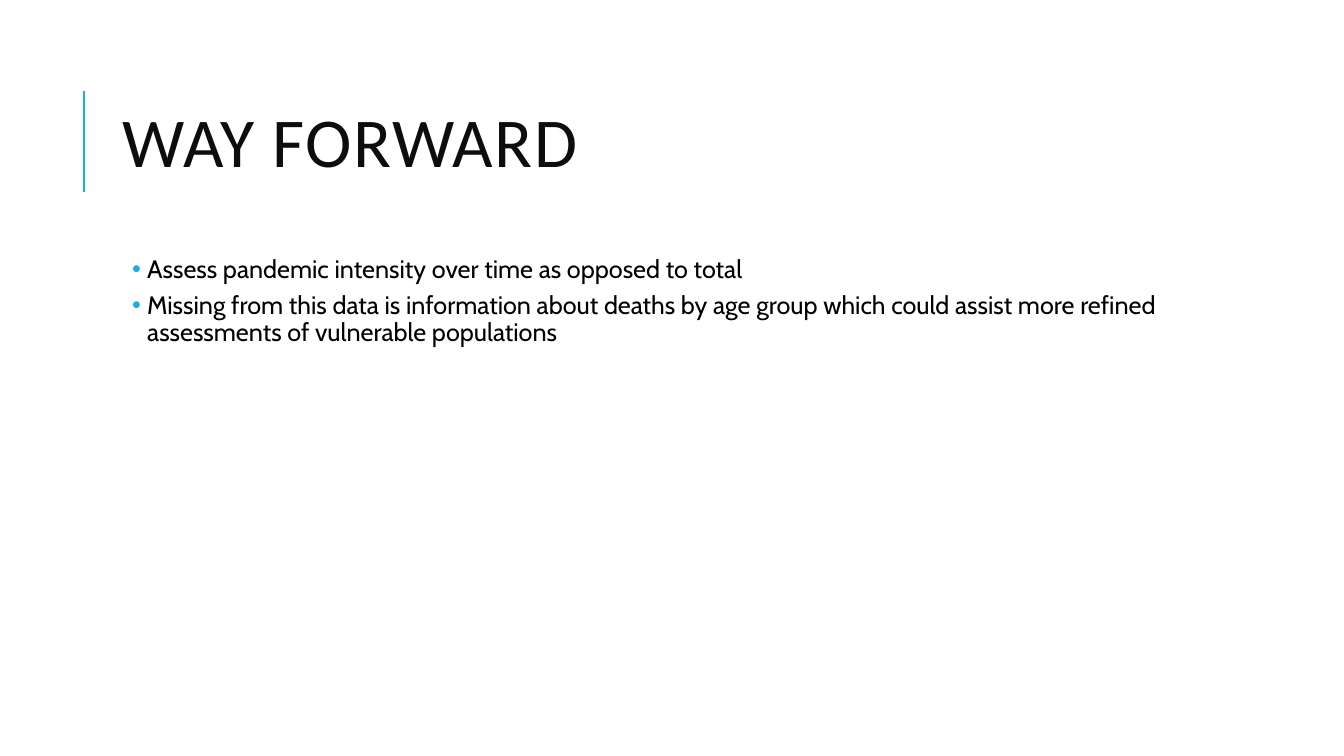
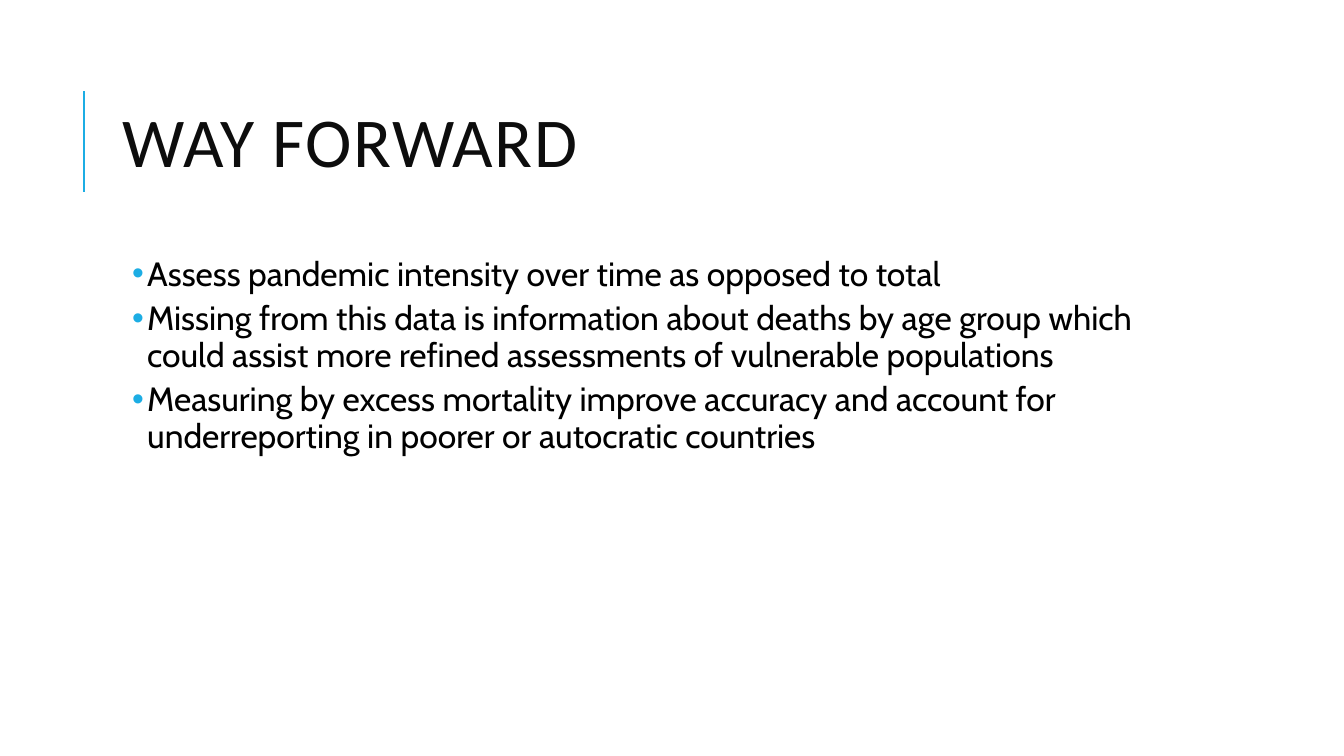
Before and after one commit to tralinde/covid_data_project, a slide deck: slide 13 of ppt/Covid Death Rates.pptx (slide 12 before the commit). Drawn at 1344x756 pixels with LibreOffice and Linux fonts; fonts in the diff are those of the drawing. Boxes give left, top, right and bottom in pixels: in the first picture for what was removed or moved away, otherwise in the second. Text is boxed around its words. In the diff, an @@ line names an element or a change of style, - is before the commit and + after.

```diff
--- a/ppt/Covid Death Rates.pptx
+++ b/ppt/Covid Death Rates.pptx
@@ text at [147, 260, 1132, 375]: size 18 to 24 pt in "Assess pandemic intensity over time as opposed ...", "Missing from this data is information about ..." @@
@@ text at [147, 385, 1056, 456]: paragraph added @@
+  • Measuring by excess mortality improve accuracy and account for underreporting in poorer or autocratic countries
```
Also in this commit, not shown: 5 other slides changed, 2 slides added, 1 slide removed, 4 other files.
